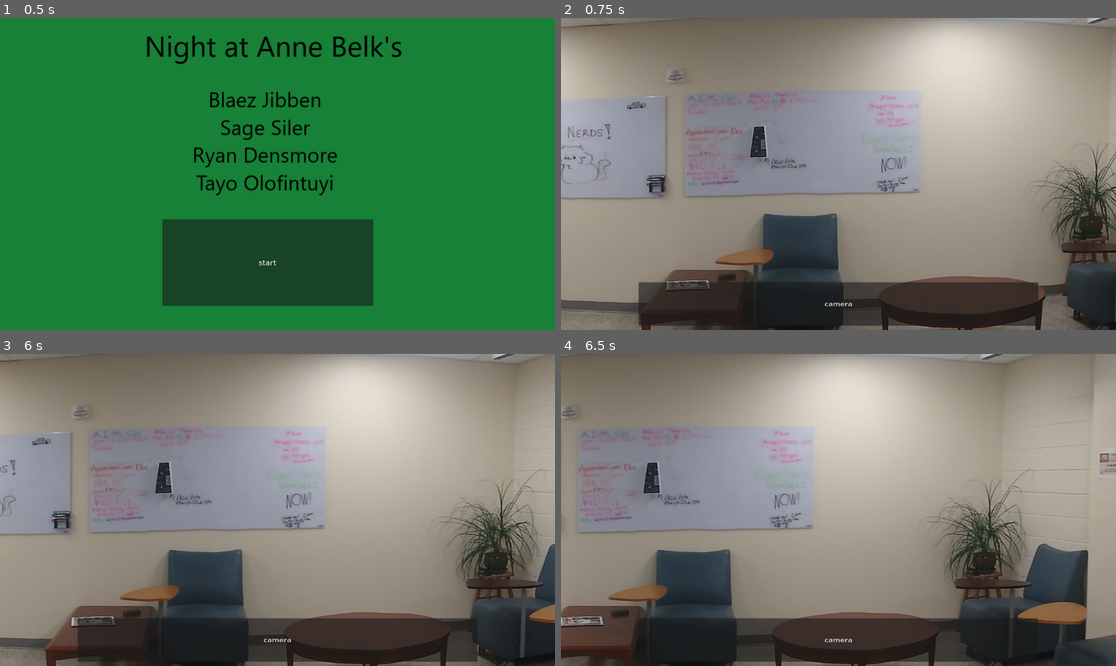
Above: before the commit, frames 1-4 (two rows, left to right).
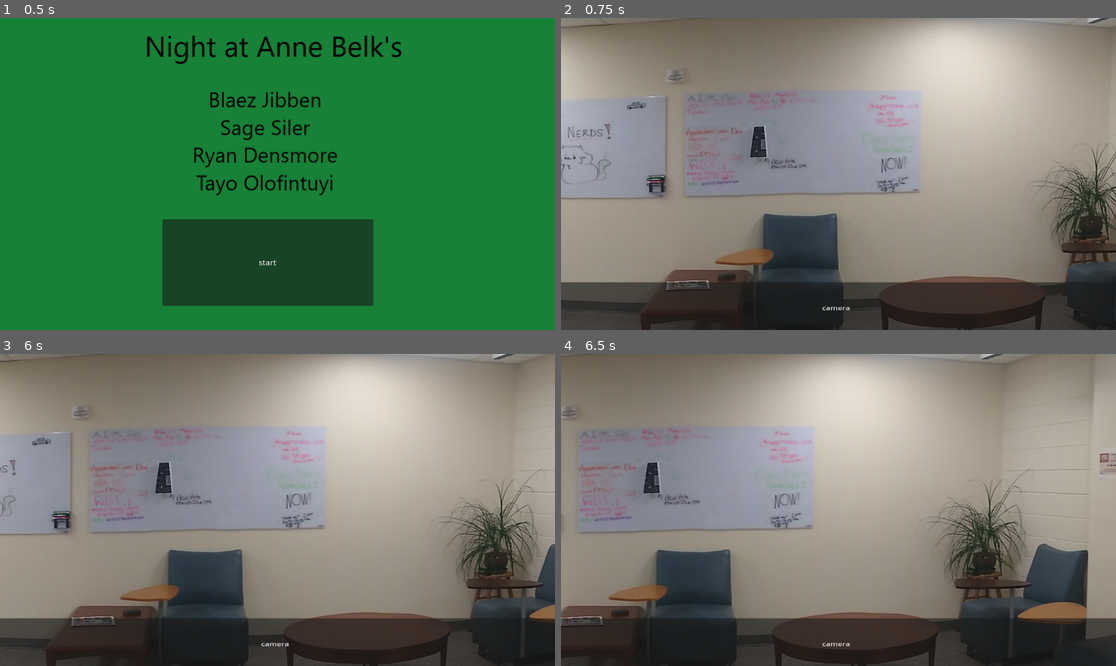
Above: after the commit, the same moments.

Repository: rydens/appalhack2024
Game: Godot game, scene res://scenesFolder/startScreen.tscn
Two runs of this game, one before a commit and one after it. Both use one fixed random seed, a clock stepped at 60 frames per second and the inputs below.
Inputs (mouse positions are in pixels of both pictures, inside the frame that each line leads up to):
- Up to frame 1 (0.5 s): no input
- Up to frame 2 (0.75 s): click "start" at 0.5 s
- Up to frame 3 (6 s): click "camera" at 1.25 s; click (410, 619) at 2 s; tap Enter at 2.75, 4.25, 5.75 s; move the mouse to (399, 494) at 2.77 s; hold Right (ui_right) 2.78-3.53 s; click (399, 494) at 2.92 s; tap Space at 3.5, 5 s; move the mouse to (166, 525) at 3.52 s; move the mouse to (333, 441) at 4.27 s; hold Right (ui_right) 4.28-5.78 s; move the mouse to (249, 572) at 5.02 s; click (249, 572) at 5.17 s; move the mouse to (444, 556) at 5.77 s
- Up to frame 4 (6.5 s): no input

Frame 1 is identical in both runs. In frame 2, 3.4% of the frame differs, in the area x 0-96%, y 84-100%; in frame 3, 2.7%; in frame 4, 2.6%.

Commit message:
added global vars for doors

Diff:
--- /dev/null
+++ b/Global.gd
@@ -0,0 +1,5 @@
+extends Node
+
+#global variable for whether doors are closed or not
+var rightDoorClosed = false
+var leftDoorClosed = false
--- a/project.godot
+++ b/project.godot
@@ -15,6 +15,10 @@
 config/features=PackedStringArray("4.2", "GL Compatibility")
 config/icon="res://assets/icon.svg"
 
+[autoload]
+
+Global="*res://Global.gd"
+
 [rendering]
 
 renderer/rendering_method="gl_compatibility"
--- /dev/null
+++ b/scenesFolder/closeDoorLeft.gd
@@ -0,0 +1,20 @@
+extends Button
+
+
+# Called when the node enters the scene tree for the first time.
+func _ready():
+	pass # Replace with function body.
+
+
+# Called every frame. 'delta' is the elapsed time since the previous frame.
+func _process(delta):
+	pass
+
+
+func _on_pressed():
+	if(Global.leftDoorClosed == false):
+		Global.leftDoorClosed = true
+		print("left doors are now closed")
+	elif(Global.leftDoorClosed == true):
+		Global.leftDoorClosed = false
+		print("left doors are now open")
--- /dev/null
+++ b/scenesFolder/closeDoorRight.gd
@@ -0,0 +1,22 @@
+extends Button
+
+
+# Called when the node enters the scene tree for the first time.
+func _ready():
+	pass
+
+
+
+
+# Called every frame. 'delta' is the elapsed time since the previous frame.
+func _process(delta):
+	pass
+
+
+func _on_pressed():
+	if(Global.rightDoorClosed == false):
+		Global.rightDoorClosed = true
+		print("doors are now closed")
+	elif(Global.rightDoorClosed == true):
+		Global.rightDoorClosed = false
+		print("doors are now open")
--- a/scenesFolder/lobbyScene.tscn
+++ b/scenesFolder/lobbyScene.tscn
@@ -1,7 +1,9 @@
-[gd_scene load_steps=4 format=3 uid="uid://dsfenq8b6squp"]
+[gd_scene load_steps=6 format=3 uid="uid://dsfenq8b6squp"]
 
 [ext_resource type="Script" path="res://scripts/player.gd" id="1_p7v2c"]
 [ext_resource type="Texture2D" uid="uid://qw1whvsnwmro" path="res://assets/cameraLobby.jpg" id="2_qr8ti"]
+[ext_resource type="Script" path="res://scenesFolder/closeDoorLeft.gd" id="3_bt0i2"]
+[ext_resource type="Script" path="res://scenesFolder/closeDoorRight.gd" id="3_isrbq"]
 [ext_resource type="Script" path="res://scenesFolder/LobbyPlayerCamera.gd" id="3_n6dyc"]
 
 [node name="player" type="Node2D"]
@@ -9,6 +11,22 @@
 
 [node name="LobbyScene" type="Sprite2D" parent="."]
 texture = ExtResource("2_qr8ti")
+
+[node name="closeDoorLeft" type="Button" parent="LobbyScene"]
+offset_left = -1400.0
+offset_top = -172.0
+offset_right = -1282.0
+offset_bottom = 12.0
+text = "close door left"
+script = ExtResource("3_bt0i2")
+
+[node name="closeDoorRight" type="Button" parent="LobbyScene"]
+offset_left = 918.0
+offset_top = -191.0
+offset_right = 1086.0
+offset_bottom = 24.0
+text = "close door right"
+script = ExtResource("3_isrbq")
 
 [node name="LobbyPlayerCamera" type="Camera2D" parent="LobbyScene"]
 zoom = Vector2(1, 0.75)
@@ -25,12 +43,14 @@
 anchor_top = 0.5
 anchor_right = 0.5
 anchor_bottom = 0.5
-offset_left = -415.0
+offset_left = -1611.0
 offset_top = 300.0
-offset_right = 415.0
-offset_bottom = 420.0
+offset_right = 1601.0
+offset_bottom = 442.0
 grow_horizontal = 2
 grow_vertical = 2
 text = "camera"
 
+[connection signal="pressed" from="LobbyScene/closeDoorLeft" to="LobbyScene/closeDoorLeft" method="_on_pressed"]
+[connection signal="pressed" from="LobbyScene/closeDoorRight" to="LobbyScene/closeDoorRight" method="_on_pressed"]
 [connection signal="pressed" from="LobbyScene/LobbyPlayerCamera/showCameras" to="." method="_on_show_cameras_pressed"]
